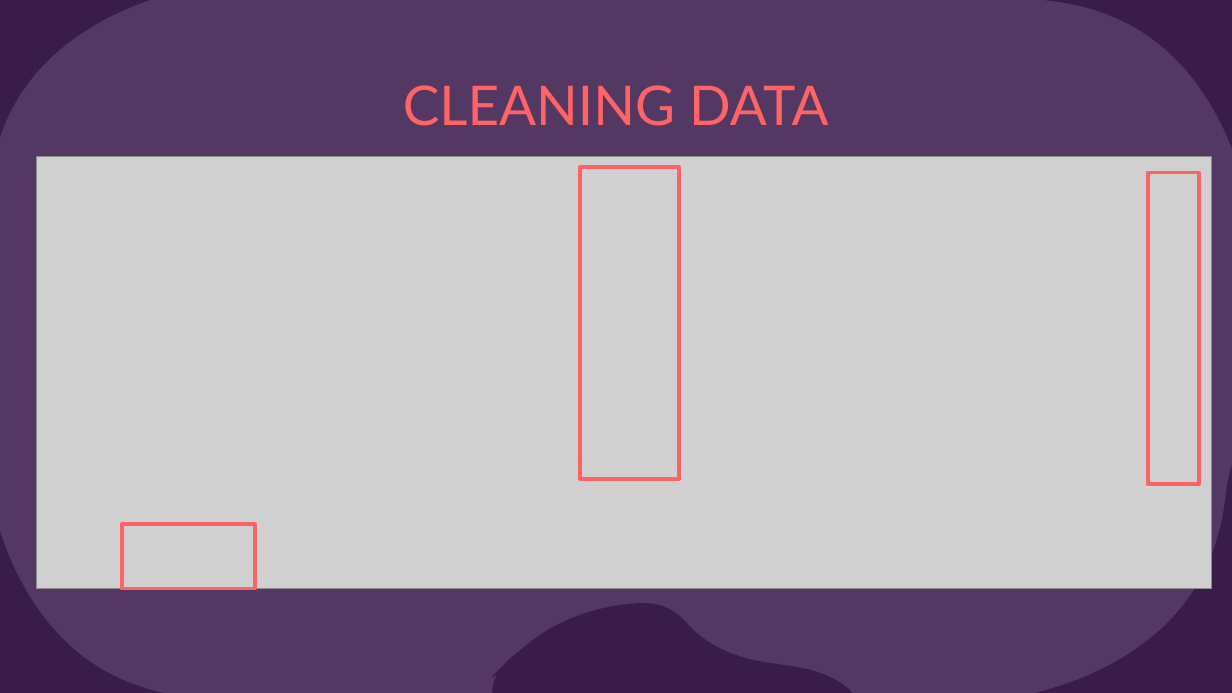
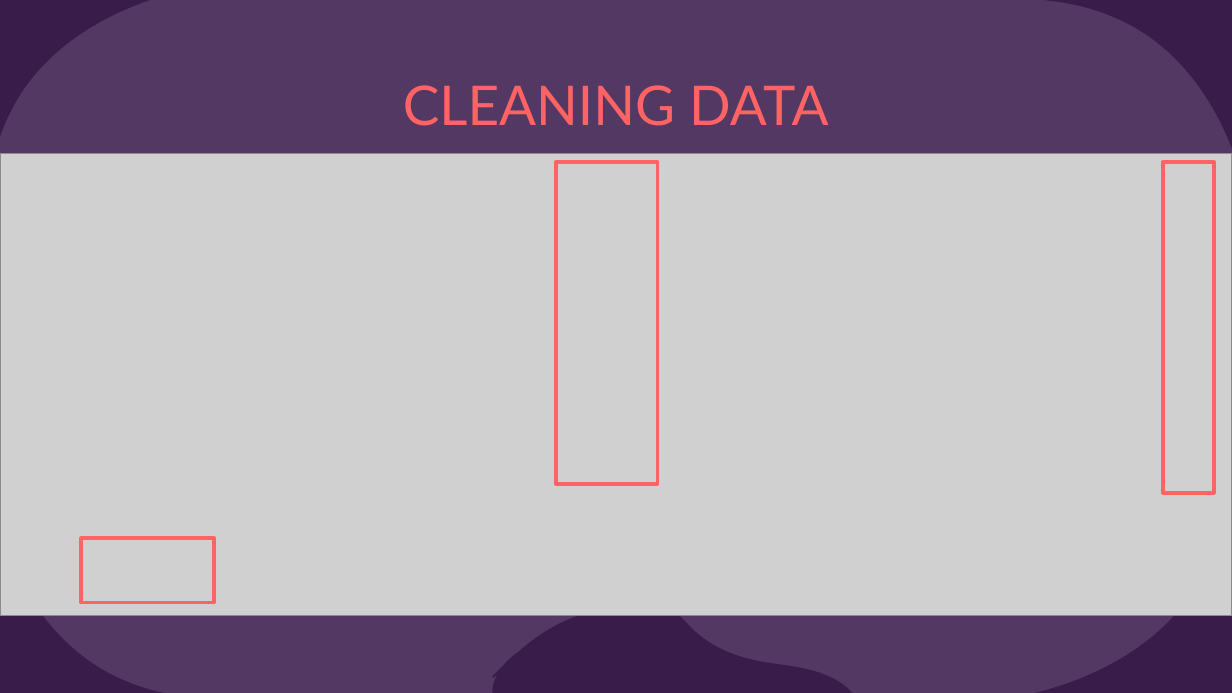
Before and after one commit to MinhVu2018/introDS_final, a slide deck: slide 12 of Slide.pptx (slide 11 before the commit). Drawn at 1232x693 pixels with LibreOffice and Linux fonts; fonts in the diff are those of the drawing; grey boxes stand for pictures. Boxes give left, top, right and bottom in pixels: in the first picture for what was removed or moved away, otherwise in the second. Text is boxed around its words. In the diff, an @@ line names an element or a change of style, - is before the commit and + after.

```diff
--- a/Slide.pptx
+++ b/Slide.pptx
@@ picture: place and size @@
-picture at <box>36,156,1211,589</box>
+picture at <box>0,153,1232,615</box>
@@ rectangle: place and size @@
-rectangle at <box>580,168,679,479</box>
+rectangle at <box>556,163,657,484</box>
@@ rectangle: place and size @@
-rectangle at <box>1148,172,1199,484</box>
+rectangle at <box>1163,163,1214,493</box>
@@ rectangle: place and size @@
-rectangle at <box>122,525,255,589</box>
+rectangle at <box>81,538,214,602</box>
```
Also in this commit, not shown: 10 other slides changed, 3 slides added, 1 slide removed, 7 other files.
